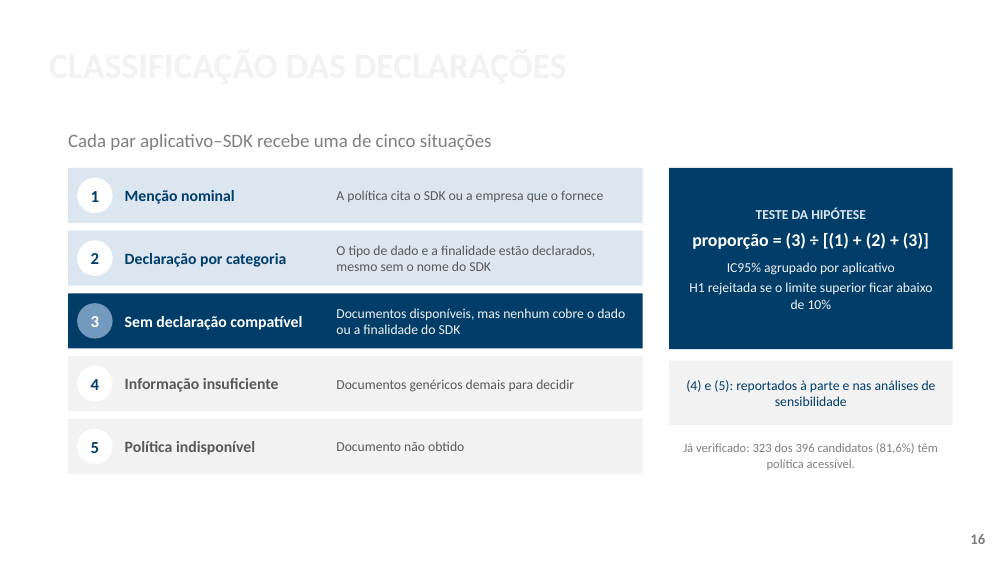
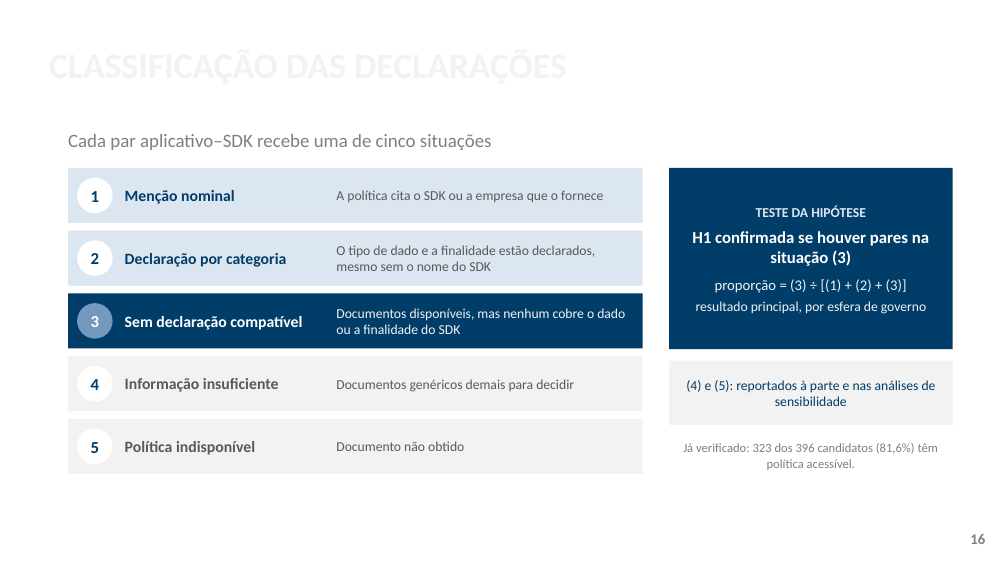
Before and after one commit to ClaudioAMF1/TCC, a slide deck: slide 16 of tcc/apresentacao/apresentacao-defesa-final.pptx. Drawn at 1008x567 pixels with LibreOffice and Linux fonts; fonts in the diff are those of the drawing; background and template pictures are left out. Boxes give left, top, right and bottom in pixels: in the first picture for what was removed or moved away, otherwise in the second. Text is boxed around its words. In the diff, an @@ line names an element or a change of style, - is before the commit and + after.

```diff
--- a/tcc/apresentacao/apresentacao-defesa-final.pptx
+++ b/tcc/apresentacao/apresentacao-defesa-final.pptx
@@ text at [692,231,929,266]: paragraph added @@
+H1 confirmada se houver pares na situação (3)
@@ text at [715,279,907,293]: size 17 to 14 pt, text colour #FFFFFF to #F2F2F2, bold off in "proporção = (3) ÷ [(1) + (2) ..."; less space between paragraphs @@
@@ text at [696,301,926,314]: text changed @@
-IC95% agrupado por aplicativo
-H1 rejeitada se o limite superior ficar abaixo de 10%
+resultado principal, por esfera de governo
```
Also in this commit, not shown: 4 other slides changed, 9 other files.
